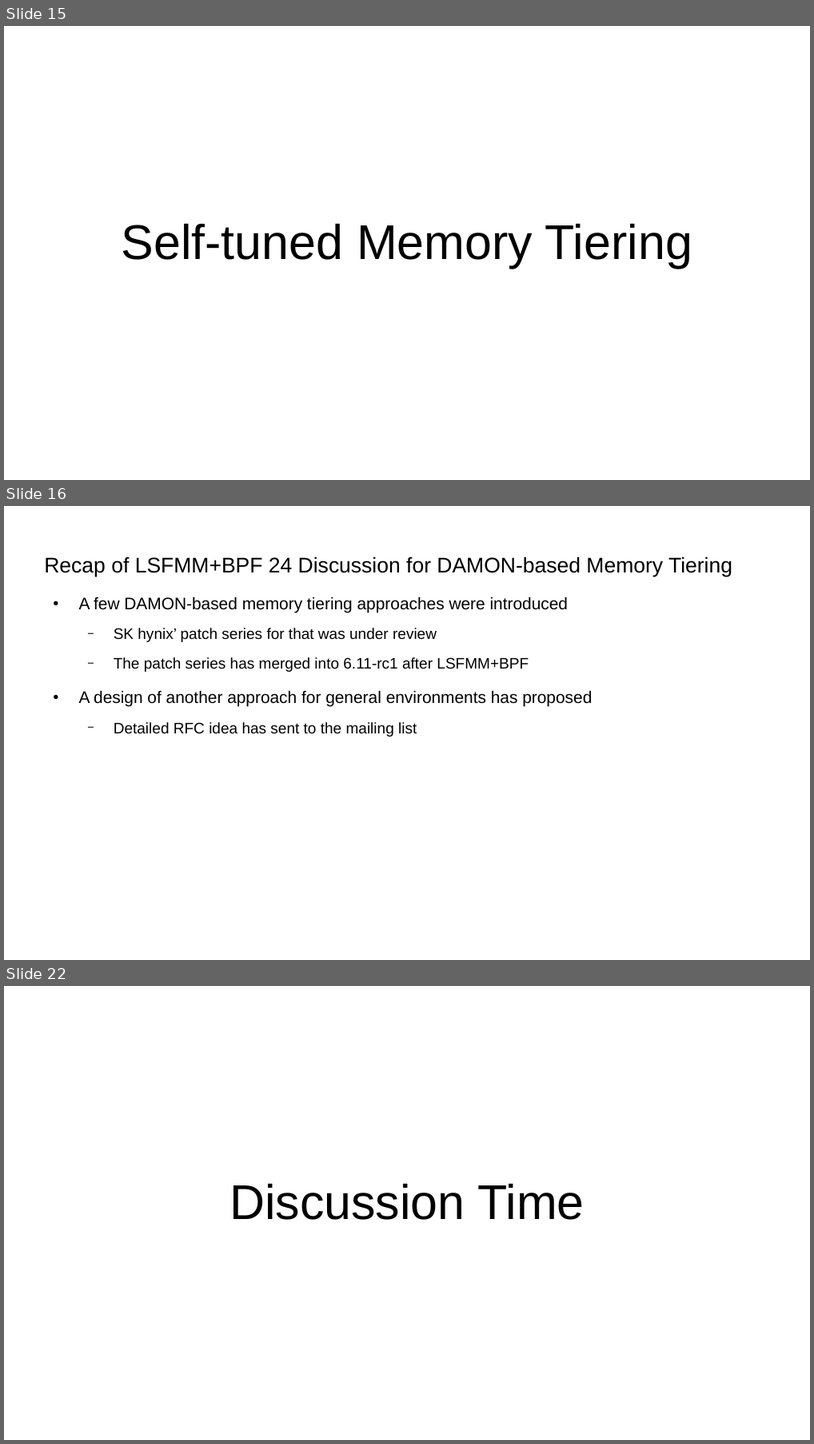
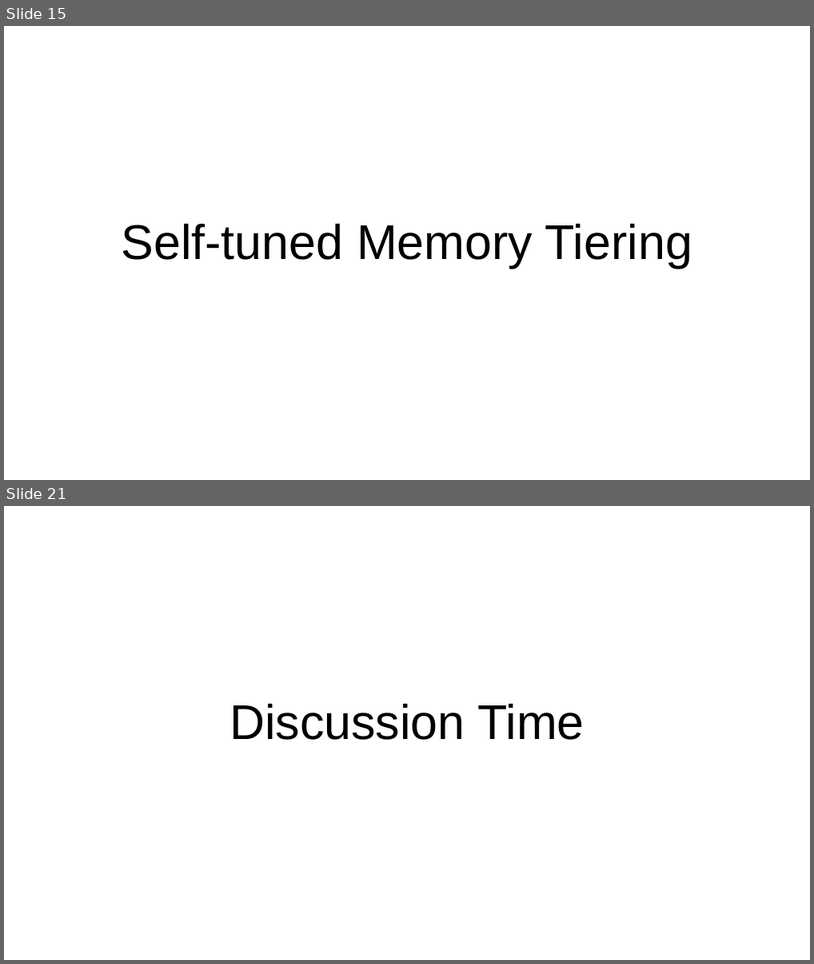
Before and after one commit to damonitor/talks, a slide deck: 2025/lsfmmbpf/damon_updates_plans_lsfmmbpf_2025.odp. Shown one above the other, each under a label of ours: slides 15, 16 and 22 before the commit, slides 15 and 21 after it; the slides between them are not shown. The pictures are 814x1444 and 814x964 pixels, drawn with LibreOffice and Linux fonts; fonts in the diff are those of the drawing. Boxes give left, top, right and bottom in pixels: in the first picture for what was removed or moved away, otherwise in the second. Text is boxed around its words. In the diff, an @@ line names an element or a change of style, - is before the commit and + after.

```diff
--- a/2025/lsfmmbpf/damon_updates_plans_lsfmmbpf_2025.odp
+++ b/2025/lsfmmbpf/damon_updates_plans_lsfmmbpf_2025.odp
@@ slide 16 removed at (4, 506, 810, 960), background #FFFFFF @@
@@ title removed at (44, 556, 733, 576) @@
-Recap of LSFMM+BPF 24 Discussion for DAMON-based Memory Tiering
@@ text removed at (79, 596, 592, 736) @@
-● A few DAMON-based memory tiering approaches were introduced
-  − SK hynix’ patch series for that was under review
-  − The patch series has merged into 6.11-rc1 after LSFMM+BPF
-● A design of another approach for general environments has proposed
-  − Detailed RFC idea has sent to the mailing list
@@ what was slide 22 is now slide 21 @@
```
Also in this commit, not shown: 13 slides changed, 1 slide added, 3 other files.
